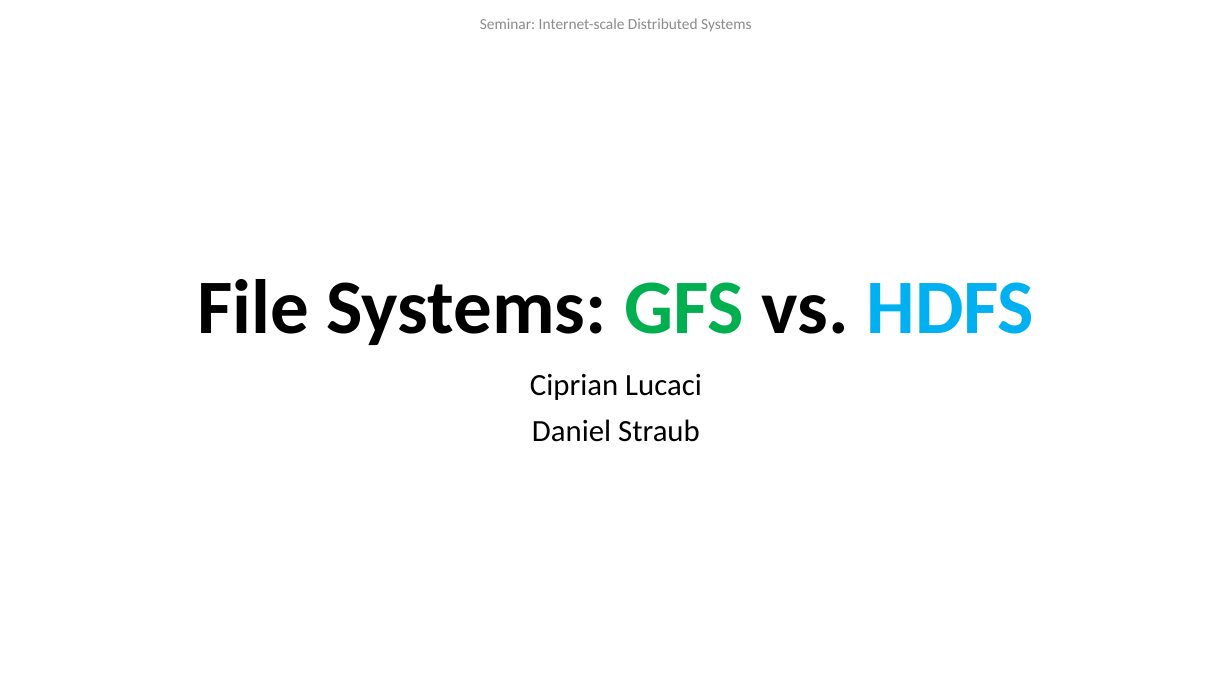
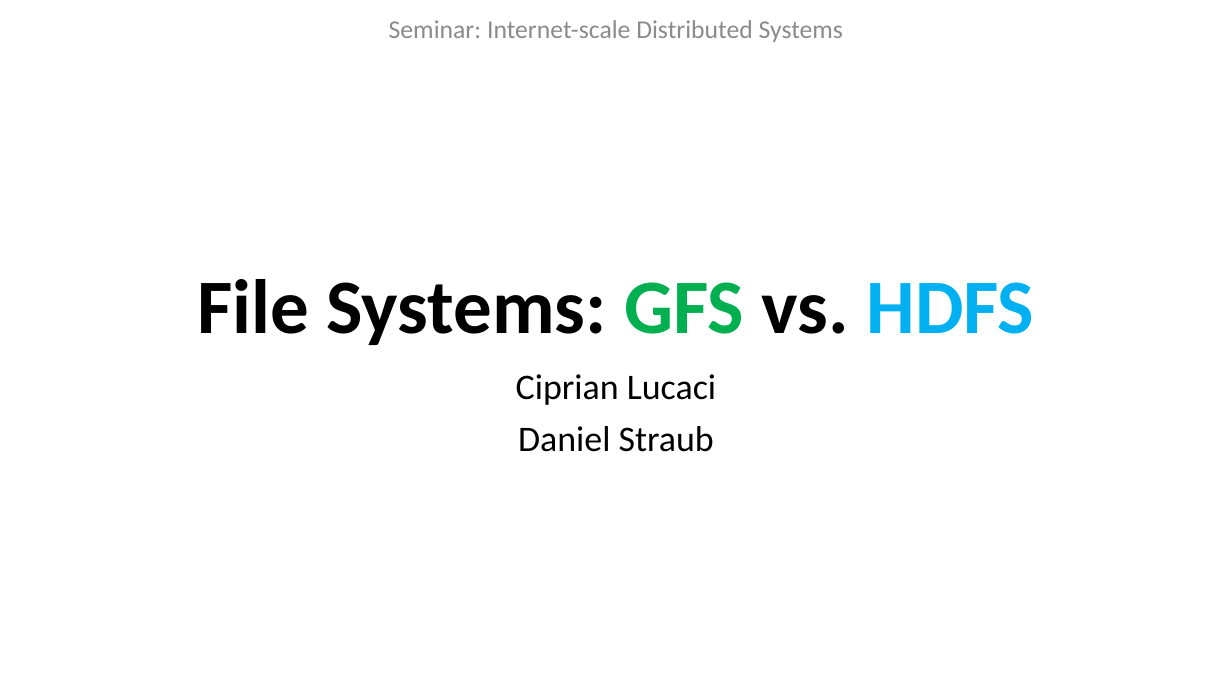
Before and after one commit to cipri7329/ss15-seminar, a slide deck: slide 1 of Presentation/DistributedFileSystems_Cipri.pptx. Drawn at 1232x693 pixels with LibreOffice and Linux fonts; fonts in the diff are those of the drawing; background and template pictures are left out. Boxes give left, top, right and bottom in pixels: in the first picture for what was removed or moved away, otherwise in the second. Text is boxed around its words. In the diff, an @@ line names an element or a change of style, - is before the commit and + after.

```diff
--- a/Presentation/DistributedFileSystems_Cipri.pptx
+++ b/Presentation/DistributedFileSystems_Cipri.pptx
@@ text "Seminar: Internet-scale Distributed Systems" at bbox=[389, 20, 843, 42]: size 12 to 20 pt @@
@@ subtitle "Ciprian Lucaci" at bbox=[516, 374, 716, 452]: size 24 to 28 pt @@
```
Also in this commit, not shown: 1 other slide changed, 2 slides added, 2 other files.
